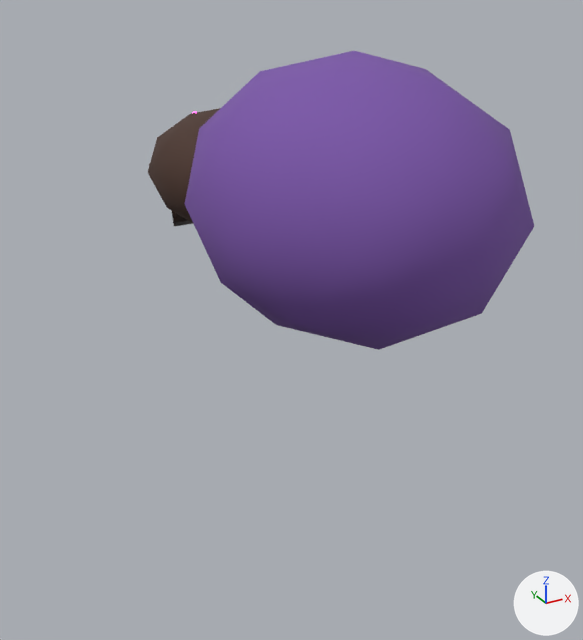
Renders of the glTF model assets-src/tarantula/tarantula_raw.glb from each side of a commit.
Before and after are seen from a camera (50 mm lens) standing at (-6.06, -6.57, 4.8) and looking at (-0.62, 3.31, -0.14). The lights are fixed; the arrows at lower right show +X, +Y and +Z. The picture after the commit comes second.

Names of what the first picture shows: 'Tarantula'.
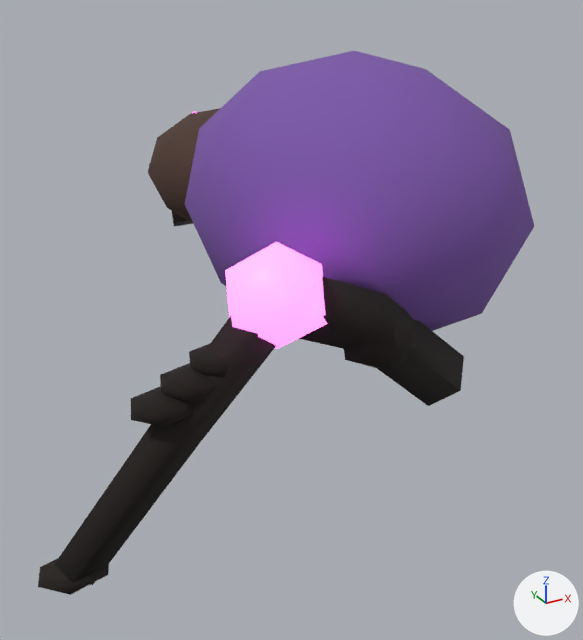
What differs and where, as boxes [x1, y1, x2, y2] in the pictures (583 x 640 px):
'LegR', added: after [38, 242, 464, 595]
    faces in mat_leg (black #1a120e): [38, 276, 464, 595]
    faces in mat_knee (pink #ff6fe8, glowing pink #ff6fe8): [225, 242, 327, 349]
    faces in mat_hair_002 (black #1a120e): [131, 386, 192, 427]
    faces in mat_hair_001 (black #1a120e): [160, 363, 216, 402]
    faces in mat_hair (black #1a120e): [189, 344, 243, 378]

Patch to the scene script:
```diff
--- a/assets-src/tarantula/tarantula_raw.glb.py
+++ b/assets-src/tarantula/tarantula_raw.glb.py
@@ mat_leg @@
+mat_leg = principled_material('Leg')
+mat_leg.base_color = (0.0103, 0.00605, 0.00439)  # black #1a120e
+mat_leg.roughness = 0.88
@@ mat_hair @@
+mat_hair = principled_material('Hair')
+mat_hair.base_color = (0.0103, 0.00605, 0.00439)  # black #1a120e
+mat_hair.roughness = 0.92
@@ mat_hair_002 @@
+mat_hair_002 = principled_material('Hair.002')
+mat_hair_002.base_color = (0.0103, 0.00605, 0.00439)  # black #1a120e
+mat_hair_002.roughness = 0.92
@@ mat_knee @@
+mat_knee = principled_material('Knee')
+mat_knee.base_color = (1.0, 0.159, 0.807)  # pink #ff6fe8
+mat_knee.emission_color = (1.0, 0.159, 0.807)  # pink #ff6fe8
+mat_knee.emission_strength = 2.5
@@ mat_hair_001 @@
+mat_hair_001 = principled_material('Hair.001')
+mat_hair_001.base_color = (0.0103, 0.00605, 0.00439)  # black #1a120e
+mat_hair_001.roughness = 0.92
@@ me_legr @@
+me_legr.from_pydata(...)  # 110 vertices, 184 faces; spans x -5.16..0.25, y 0.0..1.05, z -1.53..2.17
+# faces by material slot: [104, 20, 20, 20, 20]
+me_legr.materials.append(mat_leg)  # black #1a120e
+me_legr.materials.append(mat_knee)  # pink #ff6fe8, glowing pink #ff6fe8
+me_legr.materials.append(mat_hair)  # black #1a120e
+me_legr.materials.append(mat_hair_001)  # black #1a120e
+me_legr.materials.append(mat_hair_002)  # black #1a120e
@@ ob_legr @@
+ob_legr = bpy.data.objects.new('LegR', me_legr)
+ob_legr.location = (0.0, 0.0, 0.0)
```
